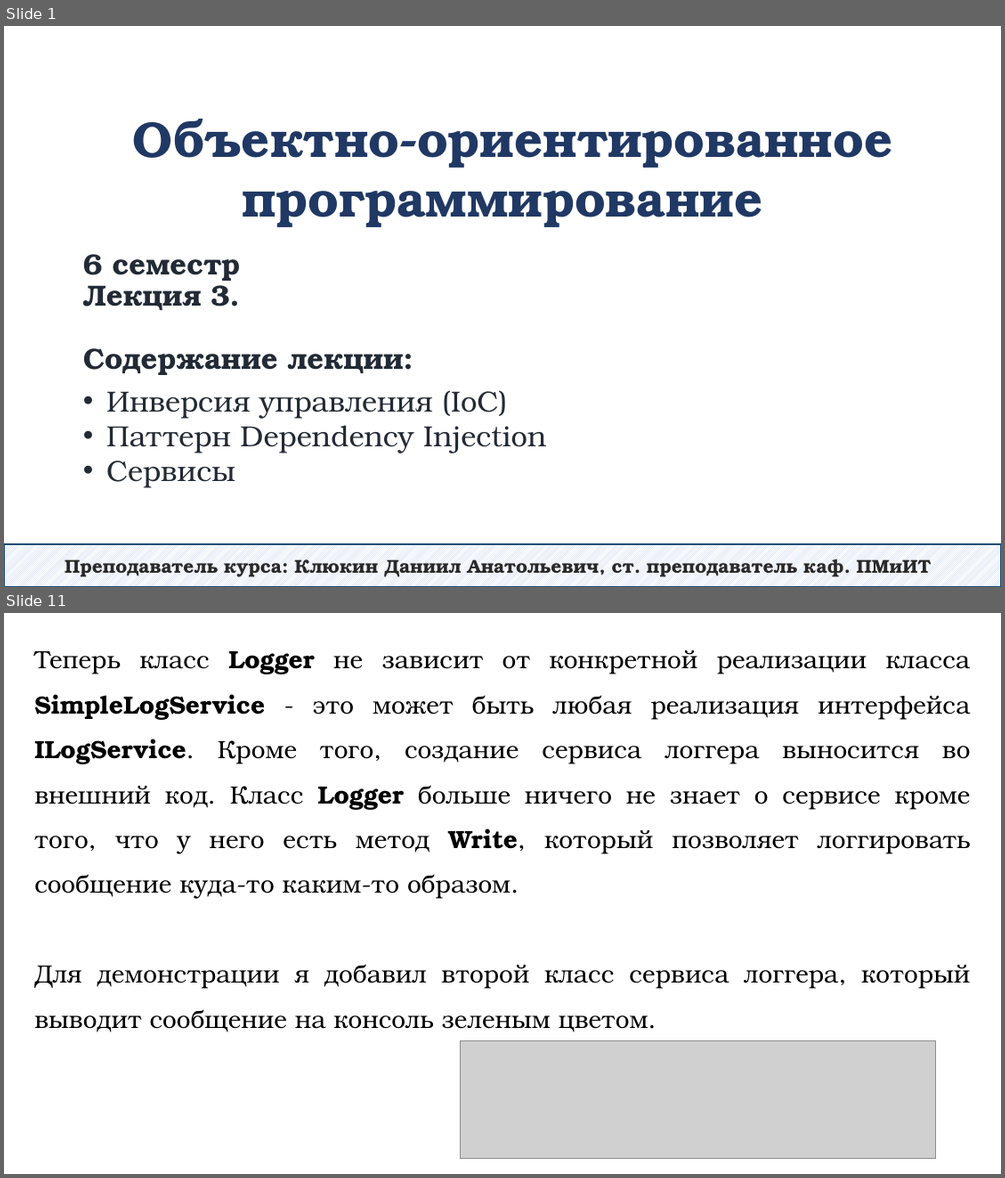
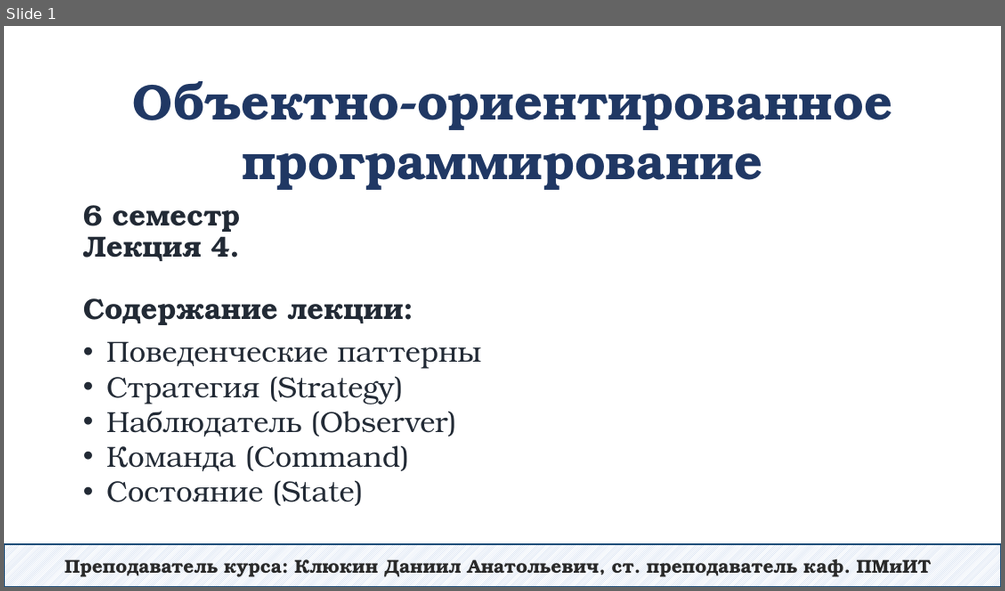
Before and after one commit to DaniilKlyukin/OOP-6, a slide deck: Лекции/ООП 2 лек 4.pptx. Shown one above the other, each under a label of ours: slides 1 and 11 before the commit, slide 1 after it; the slides between them are not shown. The pictures are 1005x1178 and 1005x591 pixels, drawn with LibreOffice and Linux fonts; fonts in the diff are those of the drawing; grey boxes stand for pictures. Boxes give left, top, right and bottom in pixels: in the first picture for what was removed or moved away, otherwise in the second. Text is boxed around its words. In the diff, an @@ line names an element or a change of style, - is before the commit and + after.

```diff
--- a/Лекции/ООП 2 лек 4.pptx
+++ b/Лекции/ООП 2 лек 4.pptx
@@ slide 11 removed at (x1=4, y1=613, x2=1001, y2=1174), background #FFFFFF @@
@@ text removed at (x1=34, y1=650, x2=971, y2=1032) @@
-Теперь класс Logger не зависит от конкретной реализации класса SimpleLogService - это может быть любая реализация интерфейса ILogService. Кроме того, создание сервиса логгера выносится во внешний код. Класс Logger больше ничего не знает о сервисе кроме того, что у него есть метод Write, который позволяет логгировать сообщение куда-то каким-то образом.
-Для демонстрации я добавил второй класс сервиса логгера, который выводит сообщение на консоль зеленым цветом.
@@ picture removed at (x1=461, y1=1041, x2=936, y2=1159) @@
@@ slide 1 changed as well @@
@@ text "Объектно-ориентированное программирование" moved from (x1=133, y1=119, x2=892, y2=227) to (x1=133, y1=81, x2=892, y2=190) @@
@@ title at (x1=83, y1=205, x2=404, y2=325): text changed @@
-6 семестр
-Лекция 3.
-Содержание лекции:
+6 семестр
+Лекция 4.
+Содержание лекции:
@@ text at (x1=106, y1=341, x2=482, y2=506): text changed @@
-• Инверсия управления (IoC)
-• Паттерн Dependency Injection
-• Сервисы
+• Поведенческие паттерны
+• Стратегия (Strategy)
+• Наблюдатель (Observer)
+• Команда (Command)
+• Состояние (State)
```
Also in this commit, not shown: 32 slides added, 33 other slides removed.
